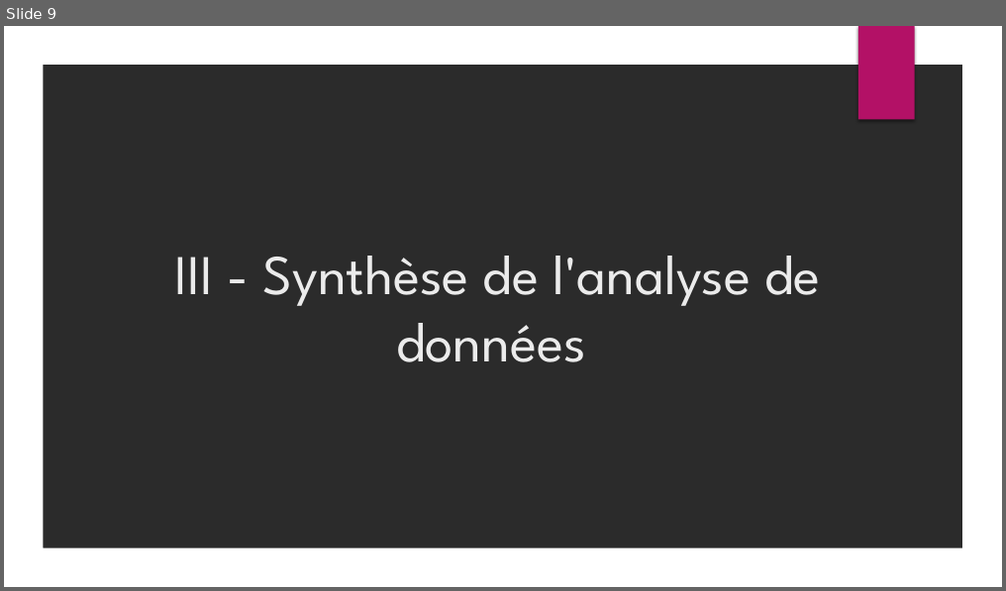
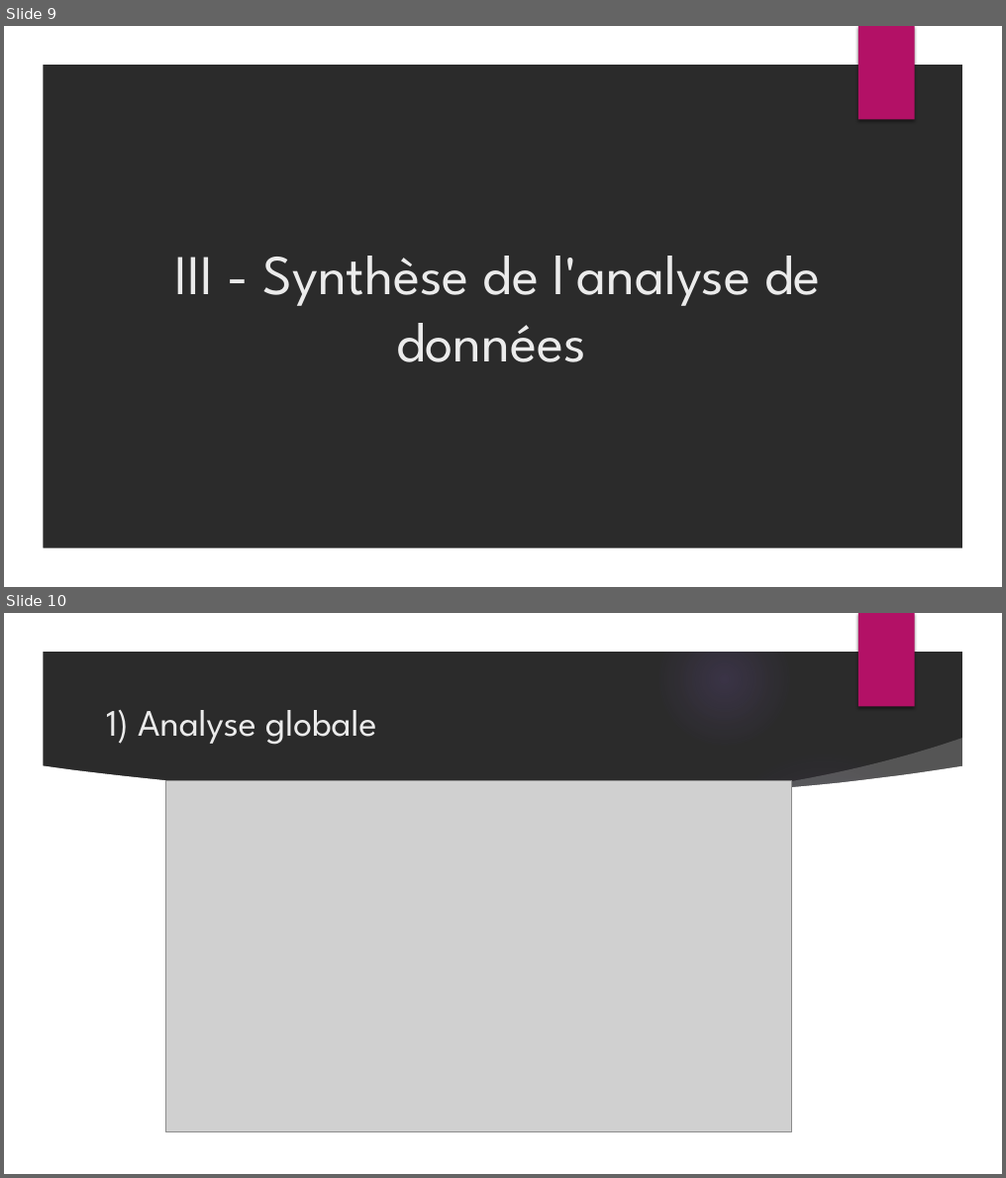
Before and after one commit to ThibaultDieudonne/Paris-Trees-Insights, a slide deck: P2_01_presentation.pptx. Shown one above the other, each under a label of ours: slide 9 before the commit, slides 9 and 10 after it. The pictures are 1006x591 and 1006x1178 pixels, drawn with LibreOffice and Linux fonts; fonts in the diff are those of the drawing; grey boxes stand for pictures; background and template pictures are left out; a plain dark background stands for a picture behind light text. Boxes give left, top, right and bottom in pixels: in the first picture for what was removed or moved away, otherwise in the second. Text is boxed around its words. In the diff, an @@ line names an element or a change of style, - is before the commit and + after.

```diff
--- a/P2_01_presentation.pptx
+++ b/P2_01_presentation.pptx
@@ slide 10 added at <box>4,613,1002,1174</box>, background picture (left out); not listed: 2 template elements that a slide beside it also shows @@
@@ title added at <box>106,710,376,745</box>, 36 pt, text #EBEBEB @@
+1) Analyse globale
@@ group added at <box>4,614,971,1174</box>: 5 ellipses, 2 freeform shapes @@
@@ picture added at <box>165,780,792,1133</box> @@
```
Also in this commit, not shown: 4 other slides added, 2 other files.
